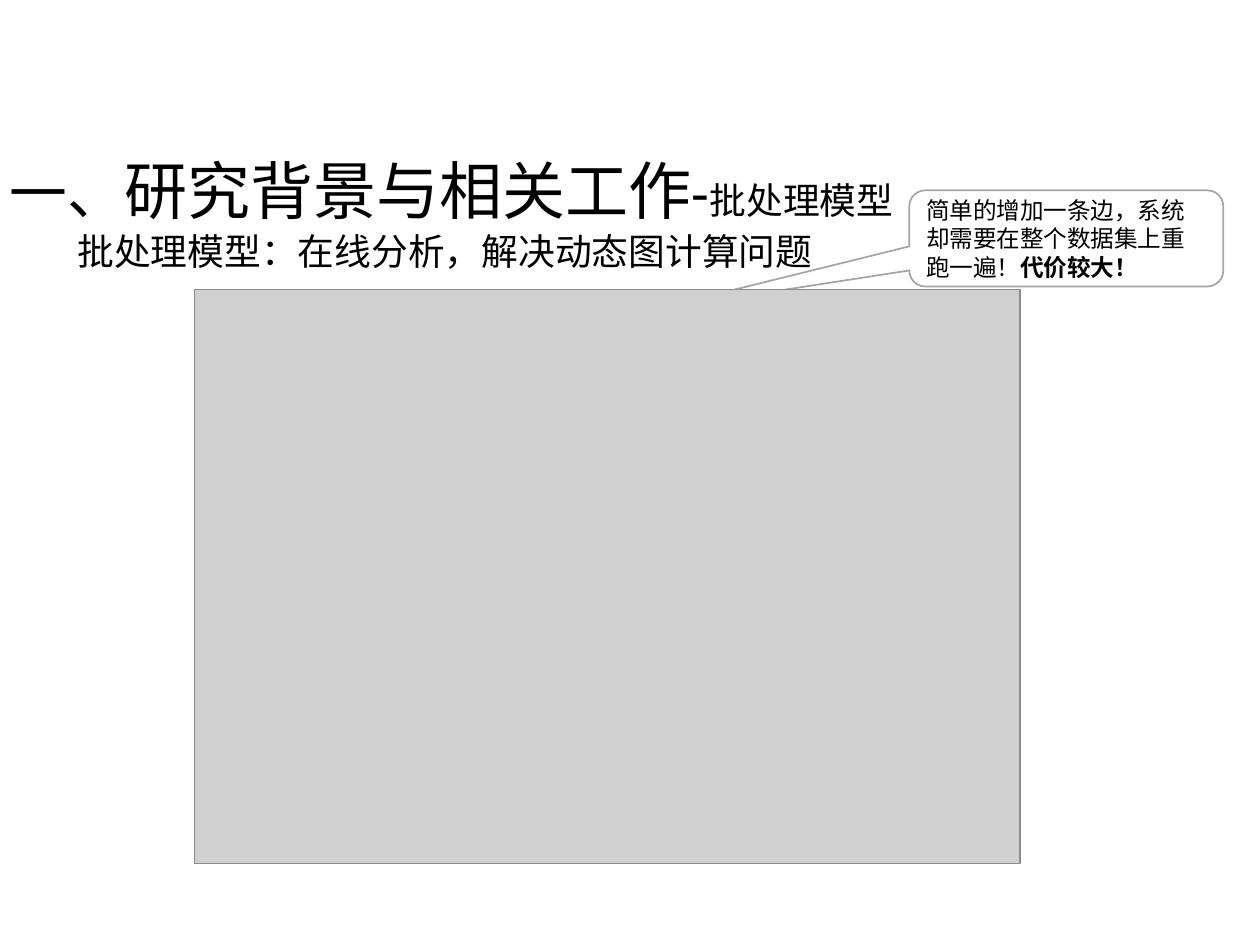
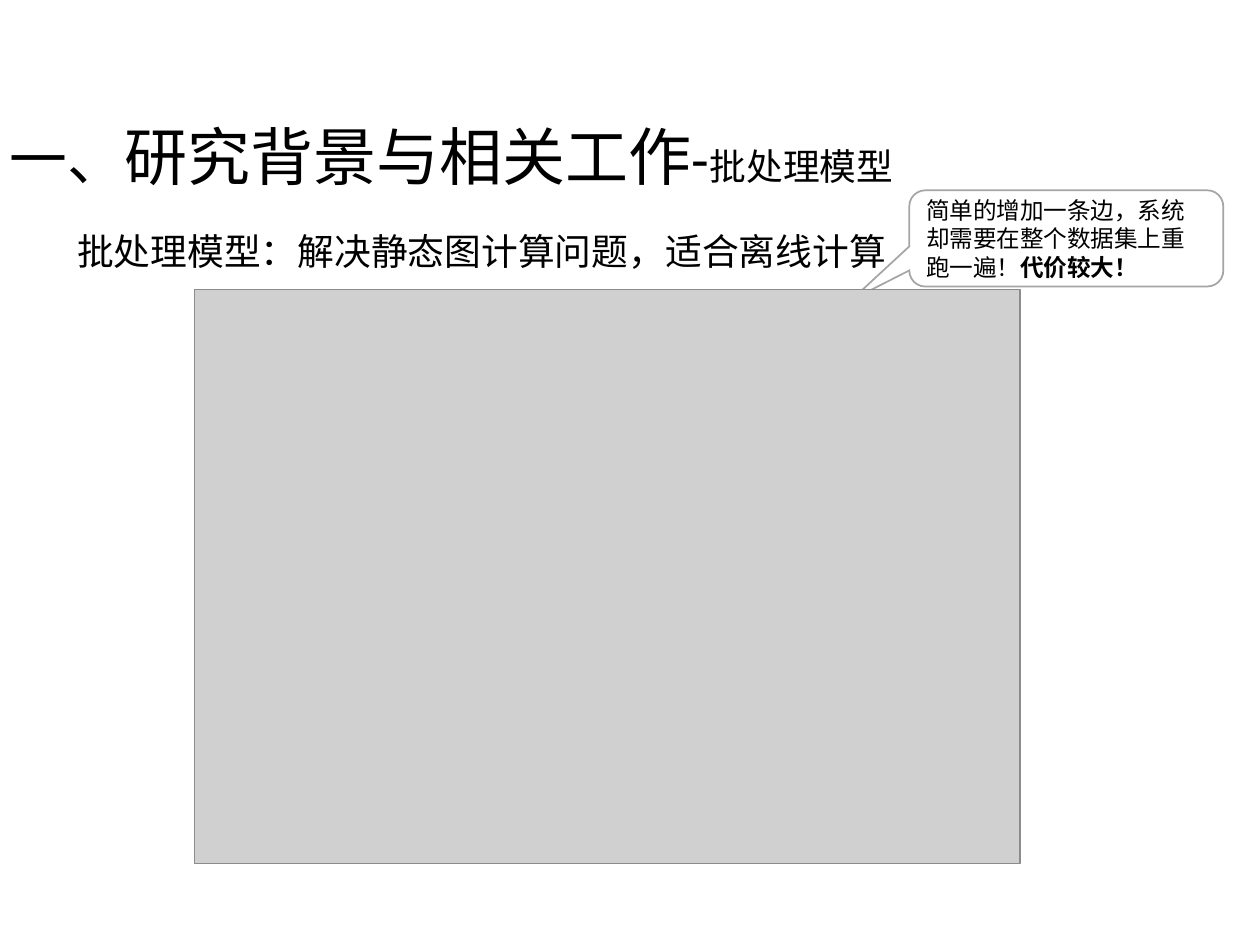
Before and after one commit to DuanSky22/GraduationThesis, a slide deck: slide 5 of post-graduate paper/论文答辩-段世凯-v1.0.pptx. Drawn at 1260x945 pixels with LibreOffice and Linux fonts; fonts in the diff are those of the drawing; grey boxes stand for pictures. Boxes give left, top, right and bottom in pixels: in the first picture for what was removed or moved away, otherwise in the second. Text is boxed around its words. In the diff, an @@ line names an element or a change of style, - is before the commit and + after.

```diff
--- a/post-graduate paper/论文答辩-段世凯-v1.0.pptx
+++ b/post-graduate paper/论文答辩-段世凯-v1.0.pptx
@@ text "一、研究背景与相关工作-批处理模型": place and size @@
-text "一、研究背景与相关工作-批处理模型" at box(9, 161, 894, 219)
+text "一、研究背景与相关工作-批处理模型" at box(9, 127, 894, 185)
@@ text at box(77, 234, 886, 275): text changed @@
-批处理模型：在线分析，解决动态图计算问题
+批处理模型：解决静态图计算问题，适合离线计算
```
Also in this commit, not shown: 3 other slides changed, 1 slide added, 22 other files.
